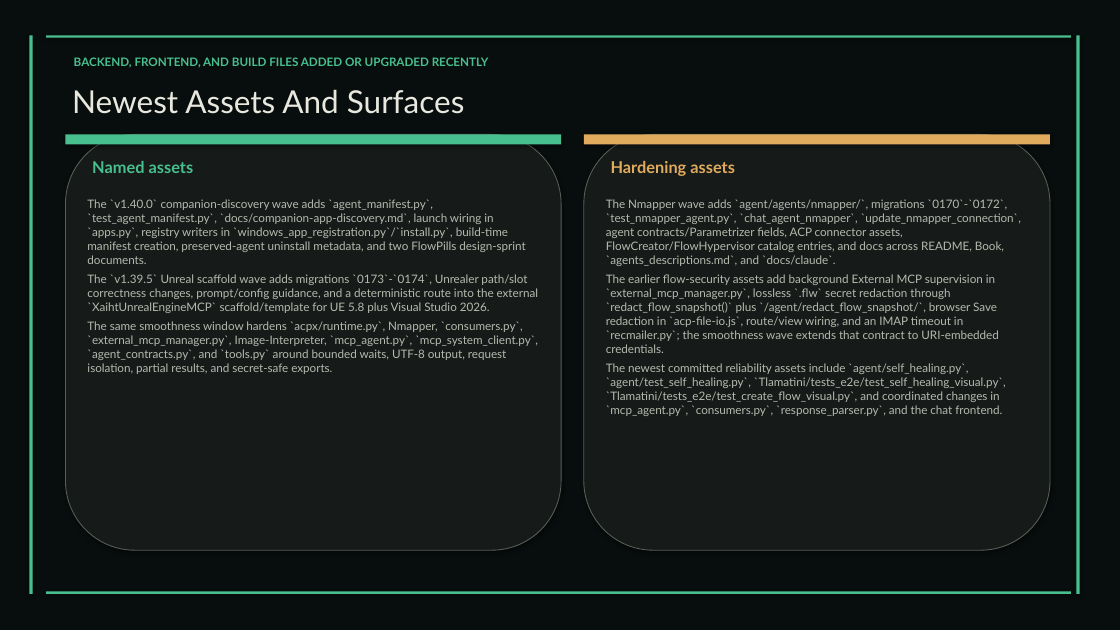
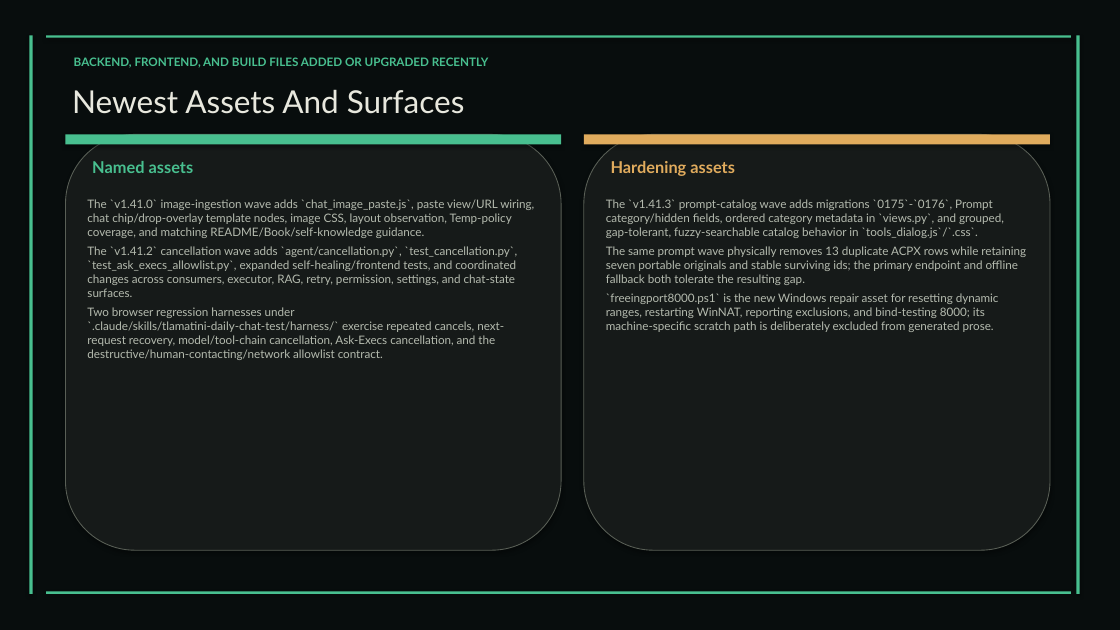
Before and after one commit to XAIHT/Tlamatini, a slide deck: slide 55 of Tlamatini_eXtended_Artificial_Intelligence_Humanly_Tempered.pptx (slide 49 before the commit). Drawn at 1120x630 pixels with LibreOffice and Linux fonts; fonts in the diff are those of the drawing. Boxes give left, top, right and bottom in pixels: in the first picture for what was removed or moved away, otherwise in the second. Text is boxed around its words. In the diff, an @@ line names an element or a change of style, - is before the commit and + after.

Commit message:
Updating visual doccumentation, by Tlamatini's-AutoBot.

```diff
--- a/Tlamatini_eXtended_Artificial_Intelligence_Humanly_Tempered.pptx
+++ b/Tlamatini_eXtended_Artificial_Intelligence_Humanly_Tempered.pptx
@@ text at box(87, 199, 534, 360): text changed @@
-The `v1.40.0` companion-discovery wave adds `agent_manifest.py`, `test_agent_manifest.py`, `docs/companion-app-discovery.md`, launch wiring in `apps.py`, registry writers in `windows_app_registration.py`/`install.py`, build-time manifest creation, preserved-agent uninstall metadata, and two FlowPills design-sprint documents.
-The `v1.39.5` Unreal scaffold wave adds migrations `0173`-`0174`, Unrealer path/slot correctness changes, prompt/config guidance, and a deterministic route into the external `XaihtUnrealEngineMCP` scaffold/template for UE 5.8 plus Visual Studio 2026.
-The same smoothness window hardens `acpx/runtime.py`, Nmapper, `consumers.py`, `external_mcp_manager.py`, Image-Interpreter, `mcp_agent.py`, `mcp_system_client.py`, `agent_contracts.py`, and `tools.py` around bounded waits, UTF-8 output, request isolation, partial results, and secret-safe exports.
+The `v1.41.0` image-ingestion wave adds `chat_image_paste.js`, paste view/URL wiring, chat chip/drop-overlay template nodes, image CSS, layout observation, Temp-policy coverage, and matching README/Book/self-knowledge guidance.
+The `v1.41.2` cancellation wave adds `agent/cancellation.py`, `test_cancellation.py`, `test_ask_execs_allowlist.py`, expanded self-healing/frontend tests, and coordinated changes across consumers, executor, RAG, retry, permission, settings, and chat-state surfaces.
+Two browser regression harnesses under `.claude/skills/tlamatini-daily-chat-test/harness/` exercise repeated cancels, next-request recovery, model/tool-chain cancellation, Ask-Execs cancellation, and the destructive/human-contacting/network allowlist contract.
@@ text at box(606, 199, 1026, 332): text changed @@
-The Nmapper wave adds `agent/agents/nmapper/`, migrations `0170`-`0172`, `test_nmapper_agent.py`, `chat_agent_nmapper`, `update_nmapper_connection`, agent contracts/Parametrizer fields, ACP connector assets, FlowCreator/FlowHypervisor catalog entries, and docs across README, Book, `agents_descriptions.md`, and `docs/claude`.
-The earlier flow-security assets add background External MCP supervision in `external_mcp_manager.py`, lossless `.flw` secret redaction through `redact_flow_snapshot()` plus `/agent/redact_flow_snapshot/`, browser Save redaction in `acp-file-io.js`, route/view wiring, and an IMAP timeout in `recmailer.py`; the smoothness wave extends that contract to URI-embedded credentials.
-The newest committed reliability assets include `agent/self_healing.py`, `agent/test_self_healing.py`, `Tlamatini/tests_e2e/test_self_healing_visual.py`, `Tlamatini/tests_e2e/test_create_flow_visual.py`, and coordinated changes in `mcp_agent.py`, `consumers.py`, `response_parser.py`, and the chat frontend.
+The `v1.41.3` prompt-catalog wave adds migrations `0175`-`0176`, Prompt category/hidden fields, ordered category metadata in `views.py`, and grouped, gap-tolerant, fuzzy-searchable catalog behavior in `tools_dialog.js`/`.css`.
+The same prompt wave physically removes 13 duplicate ACPX rows while retaining seven portable originals and stable surviving ids; the primary endpoint and offline fallback both tolerate the resulting gap.
+`freeingport8000.ps1` is the new Windows repair asset for resetting dynamic ranges, restarting WinNAT, reporting exclusions, and bind-testing 8000; its machine-specific scratch path is deliberately excluded from generated prose.
```
Also in this commit, not shown: 55 other slides changed, 9 slides added, 1 slide removed, 2 other files.
